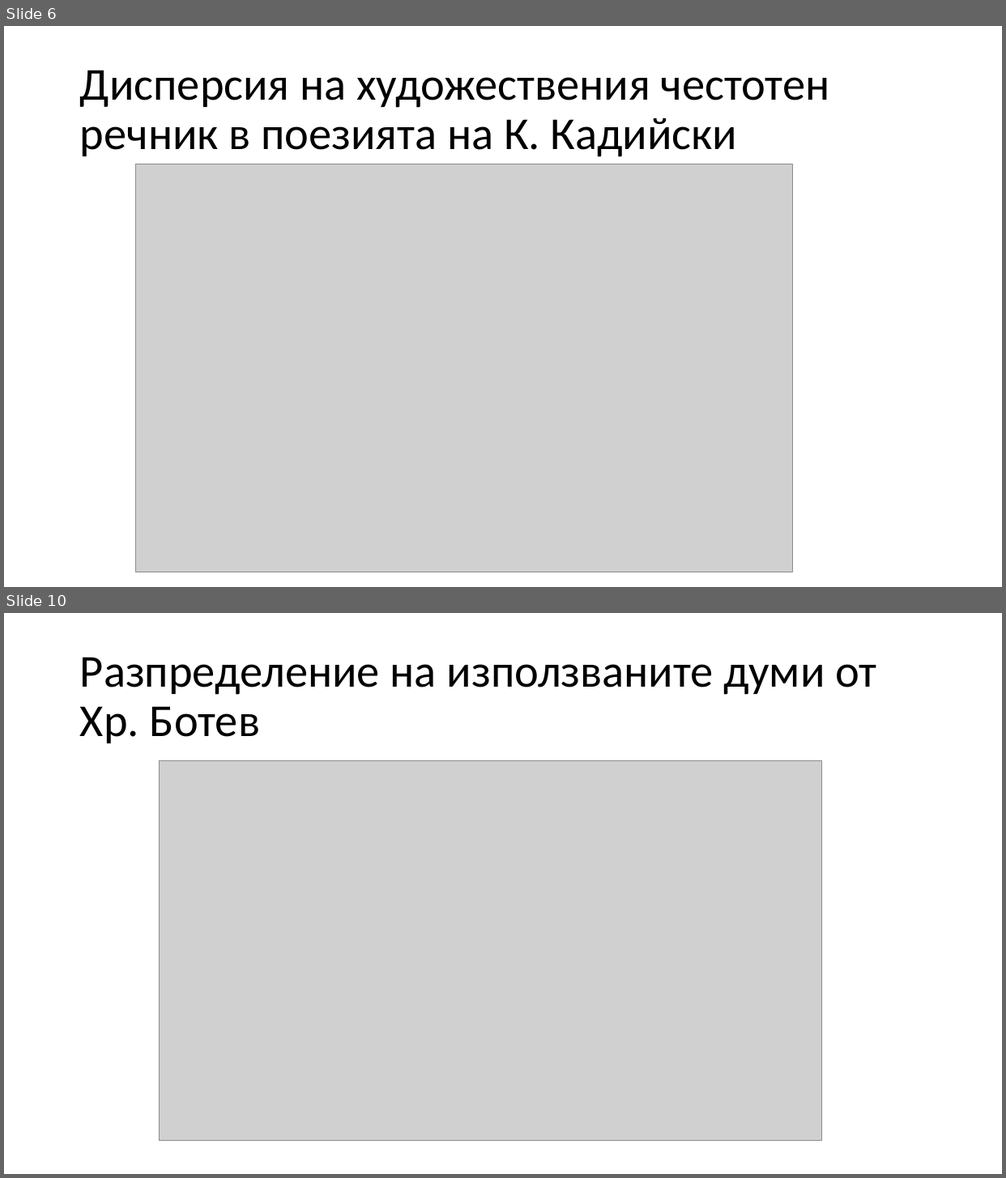
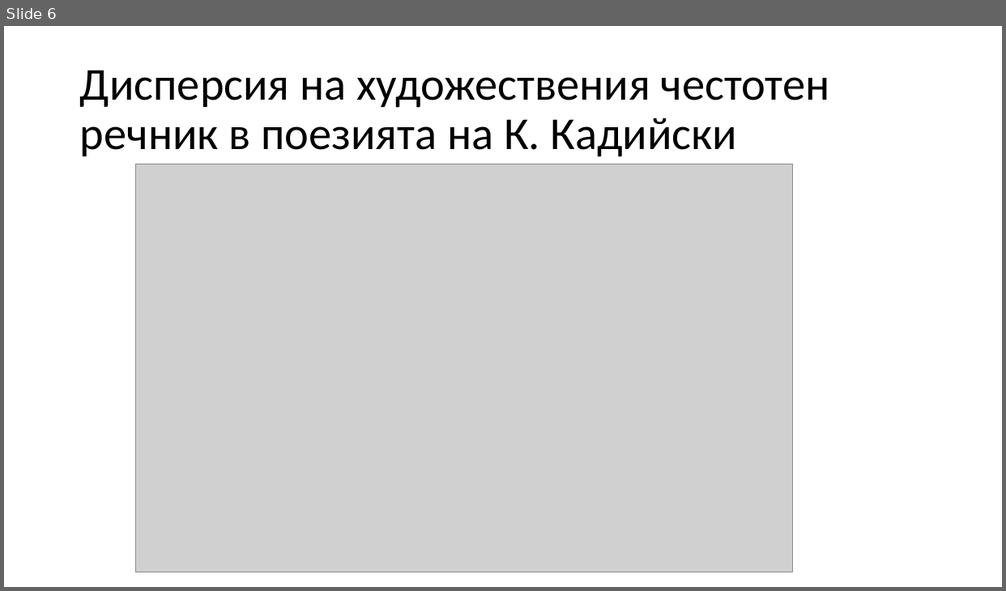
Before and after one commit to ninaanatchkova/literature, a slide deck: presentation/Честотния речник на поета Кирил Кадийски.pptx. Shown one above the other, each under a label of ours: slides 6 and 10 before the commit, slide 6 after it; the slides between them are not shown. The pictures are 1006x1178 and 1006x591 pixels, drawn with LibreOffice and Linux fonts; fonts in the diff are those of the drawing; grey boxes stand for pictures. Boxes give left, top, right and bottom in pixels: in the first picture for what was removed or moved away, otherwise in the second. Text is boxed around its words. In the diff, an @@ line names an element or a change of style, - is before the commit and + after.

```diff
--- a/presentation/Честотния речник на поета Кирил Кадийски.pptx
+++ b/presentation/Честотния речник на поета Кирил Кадийски.pptx
@@ slide 10 removed at (4, 613, 1002, 1174), background #FFFFFF @@
@@ title removed at (80, 657, 876, 743) @@
-Разпределение на използваните думи от Хр. Ботев
@@ picture removed at (159, 760, 821, 1141) @@
```
Also in this commit, not shown: 3 slides changed, 5 slides added, 2 other slides removed, 8 other files.
